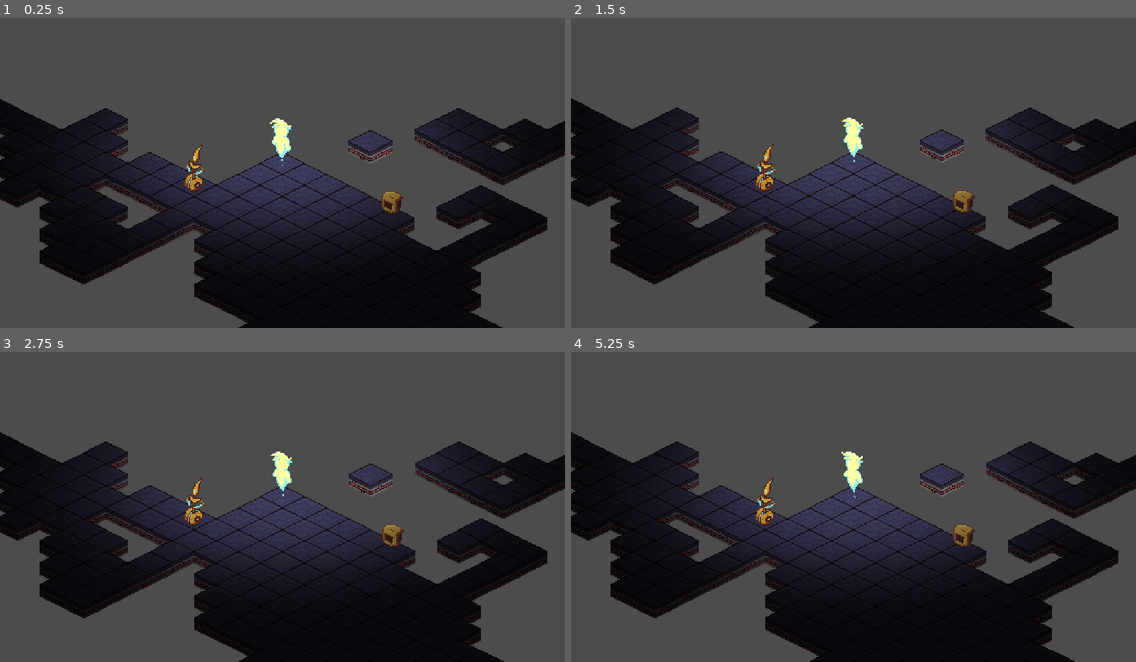
Above: before the commit, frames 1-4 (two rows, left to right).
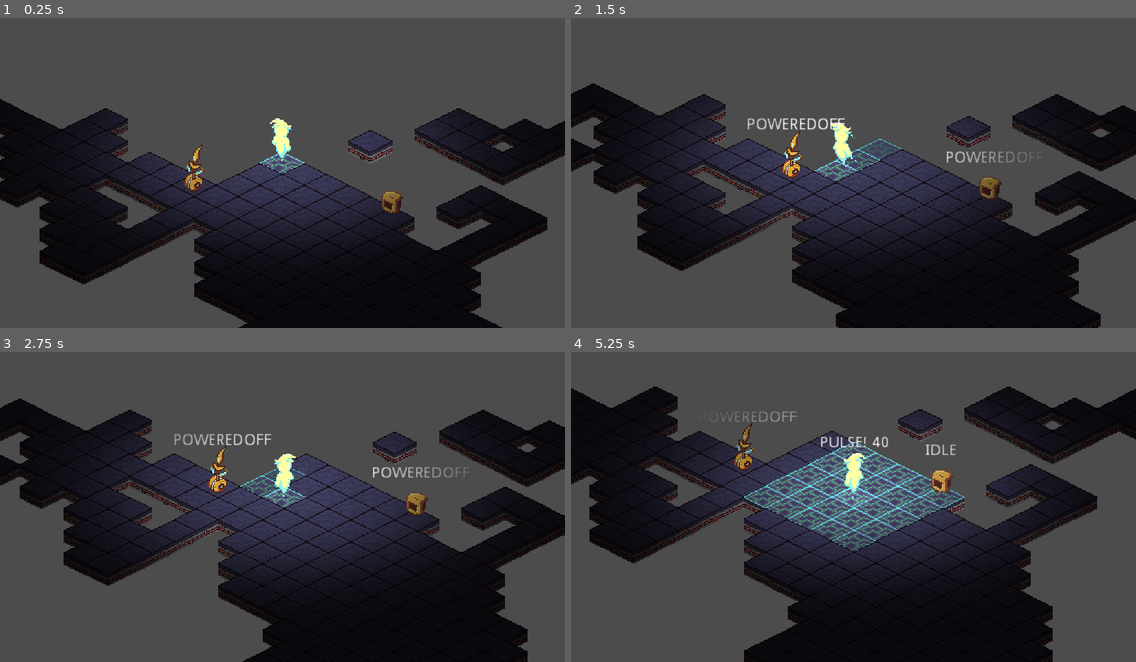
Above: after the commit, the same moments.

Repository: best-godot-team-ever/GoGodotJam
Game: Godot game, scene res://src/Levels/TestLevel.tscn
Two runs of this game, one before a commit and one after it. Both use one fixed random seed, a clock stepped at 60 frames per second and the inputs below.
Inputs (mouse positions are in pixels of both pictures, inside the frame that each line leads up to):
- Up to frame 1 (0.25 s): no input
- Up to frame 2 (1.5 s): tap Enter at 0.5 s; move the mouse to (977, 145) at 0.52 s; tap Down (aim_down) at 0.6 s; move the mouse to (740, 179) at 1.27 s; hold S from 1.28 s (still down); tap Left (aim_left) at 1.35 s
- Up to frame 3 (2.75 s): move the mouse to (339, 423) at 2.02 s; release S at 2.03 s; tap D (aim_right) at 2.1 s
- Up to frame 4 (5.25 s): move the mouse to (825, 562) at 2.77 s; tap W (aim_up) at 2.85 s; move the mouse to (1023, 547) at 3.52 s; hold S from 3.53 s (still down); click (1023, 547) at 3.6 s; move the mouse to (684, 448) at 4.27 s; tap Space (commit_move) at 4.35 s; move the mouse to (881, 497) at 5.02 s; tap E (commit_pulse) at 5.1 s

The runs differ from the first frame. In frame 1, 0.2% of the frame differs, in the area x 46-54%, y 43-51%; in frame 2, 20%; in frame 3, 28%; in frame 4, 32%, in the area x 0-100%, y 11-100%.
Error before the commit: Parse Error: Variable "level_grid" already exists in this class (at line: 3). (res://src/Managers/BoardManager/Grid/EnergyGrid.gd:5)

Commit message:
merged tinys into mine

Diff:
--- a/Resources/GroundTileset.tres
+++ b/Resources/GroundTileset.tres
@@ -10,7 +10,7 @@
 [resource]
 0/name = "GroundTile0.png 0"
 0/texture = ExtResource( 6 )
-0/tex_offset = Vector2( 0, 0 )
+0/tex_offset = Vector2( 0, 5 )
 0/modulate = Color( 1, 1, 1, 1 )
 0/region = Rect2( 0, 0, 40, 30 )
 0/tile_mode = 0
@@ -19,12 +19,18 @@
 0/shape_offset = Vector2( 0, 0 )
 0/shape_transform = Transform2D( 1, 0, 0, 1, 0, 0 )
 0/shape_one_way = false
-0/shape_one_way_margin = 0.0
-0/shapes = [  ]
+0/shape_one_way_margin = 1.0
+0/shapes = [ {
+"autotile_coord": Vector2( 0, 0 ),
+"one_way": false,
+"one_way_margin": 1.0,
+"shape": null,
+"shape_transform": Transform2D( 1, 0, 0, 1, 0, 0 )
+} ]
 0/z_index = 0
 1/name = "GroundTile1.png 1"
 1/texture = ExtResource( 1 )
-1/tex_offset = Vector2( 0, 0 )
+1/tex_offset = Vector2( 0, 5 )
 1/modulate = Color( 1, 1, 1, 1 )
 1/region = Rect2( 0, 0, 40, 30 )
 1/tile_mode = 0
@@ -38,7 +44,7 @@
 1/z_index = 0
 2/name = "GroundTile2.png 2"
 2/texture = ExtResource( 3 )
-2/tex_offset = Vector2( 0, 0 )
+2/tex_offset = Vector2( 0, 5 )
 2/modulate = Color( 1, 1, 1, 1 )
 2/region = Rect2( 0, 0, 40, 30 )
 2/tile_mode = 0
@@ -52,7 +58,7 @@
 2/z_index = 0
 3/name = "GroundTile3.png 3"
 3/texture = ExtResource( 5 )
-3/tex_offset = Vector2( 0, 0 )
+3/tex_offset = Vector2( 0, 5 )
 3/modulate = Color( 1, 1, 1, 1 )
 3/region = Rect2( 0, 0, 40, 30 )
 3/tile_mode = 0
@@ -66,7 +72,7 @@
 3/z_index = 0
 4/name = "GroundTile4.png 4"
 4/texture = ExtResource( 2 )
-4/tex_offset = Vector2( 0, 0 )
+4/tex_offset = Vector2( 0, 5 )
 4/modulate = Color( 1, 1, 1, 1 )
 4/region = Rect2( 0, 0, 40, 30 )
 4/tile_mode = 0
@@ -80,7 +86,7 @@
 4/z_index = 0
 5/name = "GroundTile5.png 5"
 5/texture = ExtResource( 4 )
-5/tex_offset = Vector2( 0, 0 )
+5/tex_offset = Vector2( 0, 5 )
 5/modulate = Color( 1, 1, 1, 1 )
 5/region = Rect2( 0, 0, 40, 30 )
 5/tile_mode = 0
--- a/src/Levels/TestLevel.tscn
+++ b/src/Levels/TestLevel.tscn
@@ -1,5 +1,4 @@
 [gd_scene load_steps=13 format=2]
-
 
 [ext_resource path="res://resources/GroundTileset.tres" type="TileSet" id=1]
 [ext_resource path="res://src/Managers/TurnManager.gd" type="Script" id=2]
@@ -13,8 +12,6 @@
 [ext_resource path="res://src/Entity/Player/Player.tscn" type="PackedScene" id=10]
 [ext_resource path="res://src/Managers/BoardManager/Grid/BlockingGrid.gd" type="Script" id=11]
 [ext_resource path="res://src/Managers/BoardManager/Grid/ObjectGrid/MachineGrid.gd" type="Script" id=12]
-[ext_resource path="res://src/UI/Coursor.tscn" type="PackedScene" id=13]
-
 
 [node name="TestLevel" type="Node2D"]
 script = ExtResource( 9 )
@@ -70,5 +67,3 @@
 position = Vector2( 1, 8 )
 
 [node name="Machines" type="YSort" parent="."]
-
-[node name="Coursor" parent="." instance=ExtResource( 13 )]
--- a/src/Managers/BoardManager/Grid/EnergyGrid.gd
+++ b/src/Managers/BoardManager/Grid/EnergyGrid.gd
@@ -2,7 +2,6 @@
 
 onready var level_grid = get_parent().get_node("LevelGrid")
 var edited_cells = []
-onready var level_grid = get_parent().get_node("LevelGrid")
 
 # These fuctions are used to edit each individual cells
 func add_energy(map_position: Vector2, amount: int) -> void:
--- a/src/Managers/TurnManager.gd
+++ b/src/Managers/TurnManager.gd
@@ -6,10 +6,16 @@
 var machines: Array = []
 var enemies: Array = []
 var triggers : Array = []
-var player
+
+var is_player_turn = true
+
+var player_entity_id = -1
 
 func init(board_manager: BoardManager) -> void:
 	_board_manager = board_manager
+
+func set_player_entity_id(player_id: int) -> void:
+	player_entity_id = player_id
 
 func subscribe_machine(machine: Node) -> void:
 	machines.append(machine)
@@ -20,7 +26,10 @@
 func subscribe_trigger(trigger: Node) -> void:
 	triggers.append(trigger)
 
+# Only the player can end turn...
 func end_turn() -> void:
+	is_player_turn = false
+
 	triggers.sort_custom(self,"_sort")
 	for trigger in triggers:
 		trigger.start_turn()
@@ -35,7 +44,8 @@
 
 	_board_manager.drain_energy()
 
-	player.start_turn()
+func ready_for_turn() -> void:
+	is_player_turn = true
 
 func _sort(entity1, entity2) -> bool:
 	return entity1.turn_speed > entity2.turn_speed
